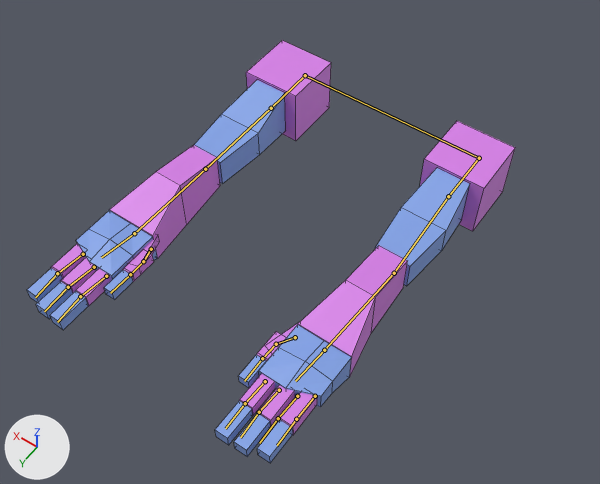
One commit to the Blender file assets/raw/arms.blend: the scene before it, then after it.
Before and after are seen from a 50 mm camera at (-2.79, 4.43, 5.6) aimed at (0.0, 0.53, -0.53). Arrows for +X, +Y and +Z are at lower left; the lights stay in place. The bones that bend it are drawn over the model as lines. Mesh edges are drawn as thin lines.
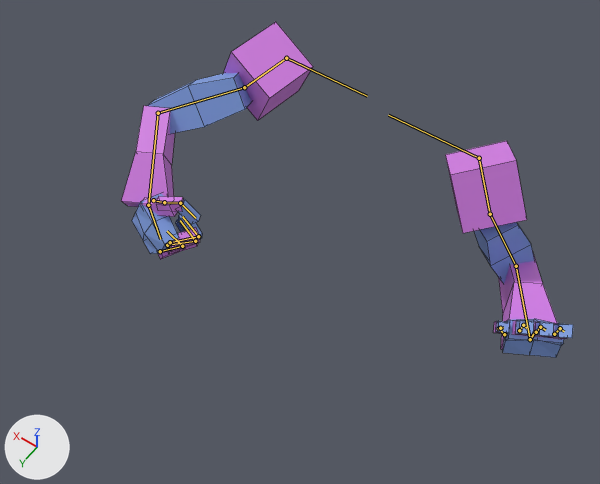
The newer file adds an action. The first version stands in its rest pose; the second is drawn at frame 0 of the action 'Block'.

What changed in the scene script:
```text
Change bone_clav_r:
    where bone_clav_r = bpy.data.objects['Armature'].pose.bones['clav_r']
    bone_clav_r.location: (0.0, 0.0, 0.0) -> (0.0, -0.319, -0.11)
Change bone_shoulder_r:
    where bone_shoulder_r = bpy.data.objects['Armature'].pose.bones['shoulder_r']  # child of 'clav_r'
    bone_shoulder_r.rotation_quaternion: (1.0, 0.0, 0.0, 0.0) -> (0.967, -0.07, -0.227, -0.089)  # degrees (0, 0, 0) -> degrees (-6, -27, -9)
Change bone_upper_r:
    where bone_upper_r = bpy.data.objects['Armature'].pose.bones['upper_r']  # child of 'shoulder_r'
    bone_upper_r.rotation_quaternion: (1.0, 0.0, 0.0, 0.0) -> (0.919, -0.309, -0.179, -0.165)  # degrees (0, 0, 0) -> degrees (-34, -26, -12)
Change bone_lower_r:
    where bone_lower_r = bpy.data.objects['Armature'].pose.bones['lower_r']  # child of 'upper_r'
    bone_lower_r.rotation_quaternion: (1.0, 0.0, 0.0, 0.0) -> (0.808, 0.236, 0.132, 0.524)  # degrees (0, 0, 0) -> degrees (31, -2, 65)
Change bone_palm_r:
    where bone_palm_r = bpy.data.objects['Armature'].pose.bones['palm_r']  # child of 'lower_r'
    bone_palm_r.rotation_quaternion: (1.0, 0.0, 0.0, 0.0) -> (0.801, -0.148, 0.552, 0.179)  # degrees (0, 0, 0) -> degrees (-6, 70, 21)
Change bone_finger_c_1_r:
    where bone_finger_c_1_r = bpy.data.objects['Armature'].pose.bones['finger_c_1_r']  # child of 'palm_r'
    bone_finger_c_1_r.location: (0.0, 0.0, 0.0) -> (0.0, 0.02, 0.019)
    bone_finger_c_1_r.rotation_quaternion: (1.0, 0.0, 0.0, 0.0) -> (0.723, -0.688, 0.039, -0.052)  # degrees (0, 0, 0) -> degrees (-87, -1, -7)
    bone_finger_c_1_r.scale: (1.0, 1.0, 1.0) -> (0.86, 0.86, 0.86)
Change bone_finger_c_2_r:
    where bone_finger_c_2_r = bpy.data.objects['Armature'].pose.bones['finger_c_2_r']  # child of 'finger_c_1_r'
    bone_finger_c_2_r.location: (0.0, 0.0, 0.0) -> (0.0, 0.207, 0.012)
    bone_finger_c_2_r.rotation_quaternion: (1.0, 0.0, 0.0, 0.0) -> (0.611, -0.792, 0.0, 0.0)  # degrees (0, 0, 0) -> degrees (-105, 0, 0)
Change bone_finger_b_1_r:
    where bone_finger_b_1_r = bpy.data.objects['Armature'].pose.bones['finger_b_1_r']  # child of 'palm_r'
    bone_finger_b_1_r.location: (0.0, 0.0, 0.0) -> (0.0, -0.02, -0.019)
    bone_finger_b_1_r.rotation_quaternion: (1.0, 0.0, 0.0, 0.0) -> (0.768, -0.637, 0.046, 0.042)  # degrees (0, 0, 0) -> degrees (-79, 7, 0)
Change bone_finger_b_2_r:
    where bone_finger_b_2_r = bpy.data.objects['Armature'].pose.bones['finger_b_2_r']  # child of 'finger_b_1_r'
    bone_finger_b_2_r.location: (0.0, 0.0, 0.0) -> (0.0, -0.067, -0.074)
    bone_finger_b_2_r.rotation_quaternion: (1.0, 0.0, 0.0, 0.0) -> (0.639, -0.769, 0.0, 0.0)  # degrees (0, 0, 0) -> degrees (-101, 0, 0)
Change bone_finger_a_1_r:
    where bone_finger_a_1_r = bpy.data.objects['Armature'].pose.bones['finger_a_1_r']  # child of 'palm_r'
    bone_finger_a_1_r.rotation_quaternion: (1.0, 0.0, 0.0, 0.0) -> (0.754, -0.65, 0.029, 0.092)  # degrees (0, 0, 0) -> degrees (-81, 9, 6)
Change bone_finger_a_2_r:
    where bone_finger_a_2_r = bpy.data.objects['Armature'].pose.bones['finger_a_2_r']  # child of 'finger_a_1_r'
    bone_finger_a_2_r.location: (0.0, 0.0, 0.0) -> (0.0, -0.063, -0.068)
    bone_finger_a_2_r.rotation_quaternion: (1.0, 0.0, 0.0, 0.0) -> (0.664, -0.748, 0.0, 0.005)  # degrees (0, 0, 0) -> degrees (-97, 0, 0)
Change bone_thumb_1_r:
    where bone_thumb_1_r = bpy.data.objects['Armature'].pose.bones['thumb_1_r']  # child of 'palm_r'
    bone_thumb_1_r.rotation_quaternion: (1.0, 0.0, 0.0, 0.0) -> (0.931, -0.223, 0.14, 0.251)  # degrees (0, 0, 0) -> degrees (-22, 22, 26)
Change bone_thumb_2_r:
    where bone_thumb_2_r = bpy.data.objects['Armature'].pose.bones['thumb_2_r']  # child of 'thumb_1_r'
    bone_thumb_2_r.rotation_quaternion: (1.0, 0.0, 0.0, 0.0) -> (0.992, -0.116, 0.021, 0.045)  # degrees (0, 0, 0) -> degrees (-13, 3, 5)
Change bone_thumb_3_r:
    where bone_thumb_3_r = bpy.data.objects['Armature'].pose.bones['thumb_3_r']  # child of 'thumb_2_r'
    bone_thumb_3_r.rotation_quaternion: (1.0, 0.0, 0.0, 0.0) -> (0.873, 0.0, 0.0, -0.488)  # degrees (0, 0, 0) -> degrees (0, 0, -58)
Change bone_shoulder_l:
    where bone_shoulder_l = bpy.data.objects['Armature'].pose.bones['shoulder_l']  # child of 'clav_l'
    bone_shoulder_l.rotation_quaternion: (1.0, 0.0, 0.0, 0.0) -> (0.784, -0.512, -0.059, 0.347)  # degrees (0, 0, 0) -> degrees (-61, 15, 39)
Change bone_upper_l:
    where bone_upper_l = bpy.data.objects['Armature'].pose.bones['upper_l']  # child of 'shoulder_l'
    bone_upper_l.rotation_quaternion: (1.0, 0.0, 0.0, 0.0) -> (0.965, -0.221, -0.091, 0.104)  # degrees (0, 0, 0) -> degrees (-27, -7, 14)
Change bone_lower_l:
    where bone_lower_l = bpy.data.objects['Armature'].pose.bones['lower_l']  # child of 'upper_l'
    bone_lower_l.rotation_quaternion: (1.0, 0.0, 0.0, 0.0) -> (0.684, 0.678, -0.059, -0.262)  # degrees (0, 0, 0) -> degrees (86, 16, -27)
Change bone_palm_l:
    where bone_palm_l = bpy.data.objects['Armature'].pose.bones['palm_l']  # child of 'lower_l'
    bone_palm_l.rotation_quaternion: (1.0, 0.0, 0.0, 0.0) -> (0.887, 0.456, -0.006, -0.08)  # degrees (0, 0, 0) -> degrees (54, 4, -8)
```

Location of each change, [x1, y1, x2, y2] in pixels of the pictures (600 x 484 px):
'Cube', posed (7% narrower, 21% shorter): before [27, 40, 515, 463]; after [121, 22, 573, 358]
bone 'clav_r', root to tip: before (305, 75) to (388, 115); after (286, 58) to (367, 96)
bone 'shoulder_r', root to tip: before (305, 75) to (271, 108); after (286, 58) to (244, 87)
bone 'upper_r', root to tip: before (271, 108) to (205, 169); after (244, 87) to (158, 113)
bone 'lower_r', root to tip: before (205, 169) to (134, 233); after (158, 113) to (148, 205)
bone 'palm_r', root to tip: before (134, 233) to (101, 257); after (148, 205) to (160, 239)
bone 'finger_c_1_r', root to tip: before (83, 254) to (57, 273); after (160, 251) to (182, 246)
bone 'finger_c_2_r', root to tip: before (57, 273) to (35, 297); after (182, 246) to (167, 231)
bone 'finger_b_1_r', root to tip: before (94, 267) to (68, 287); after (167, 245) to (195, 241)
bone 'finger_b_2_r', root to tip: before (68, 287) to (44, 311); after (195, 241) to (180, 220)
bone 'finger_a_1_r', root to tip: before (106, 276) to (80, 296); after (170, 242) to (198, 236)
bone 'finger_a_2_r', root to tip: before (80, 296) to (57, 322); after (198, 236) to (182, 216)
bone 'thumb_1_r', root to tip: before (151, 249) to (143, 261); after (153, 200) to (164, 202)
bone 'thumb_2_r', root to tip: before (143, 261) to (130, 274); after (164, 202) to (180, 203)
bone 'thumb_3_r', root to tip: before (130, 274) to (110, 293); after (180, 203) to (195, 218)
bone 'shoulder_l', root to tip: before (479, 158) to (448, 196); after (479, 158) to (490, 214)
bone 'upper_l', root to tip: before (448, 196) to (394, 273); after (490, 214) to (516, 266)
bone 'lower_l', root to tip: before (394, 273) to (324, 350); after (516, 266) to (530, 339)
bone 'palm_l', root to tip: before (324, 350) to (295, 381); after (530, 339) to (535, 331)
